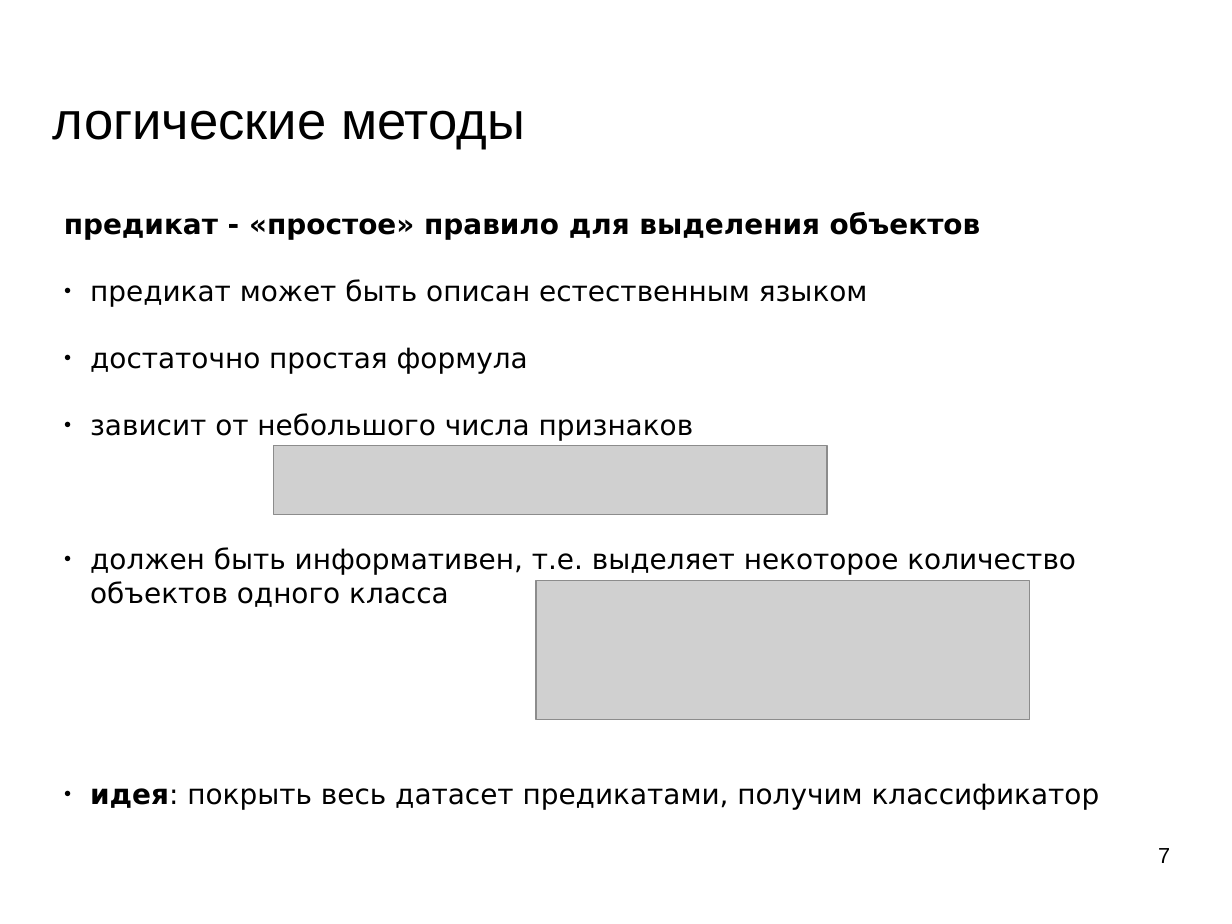
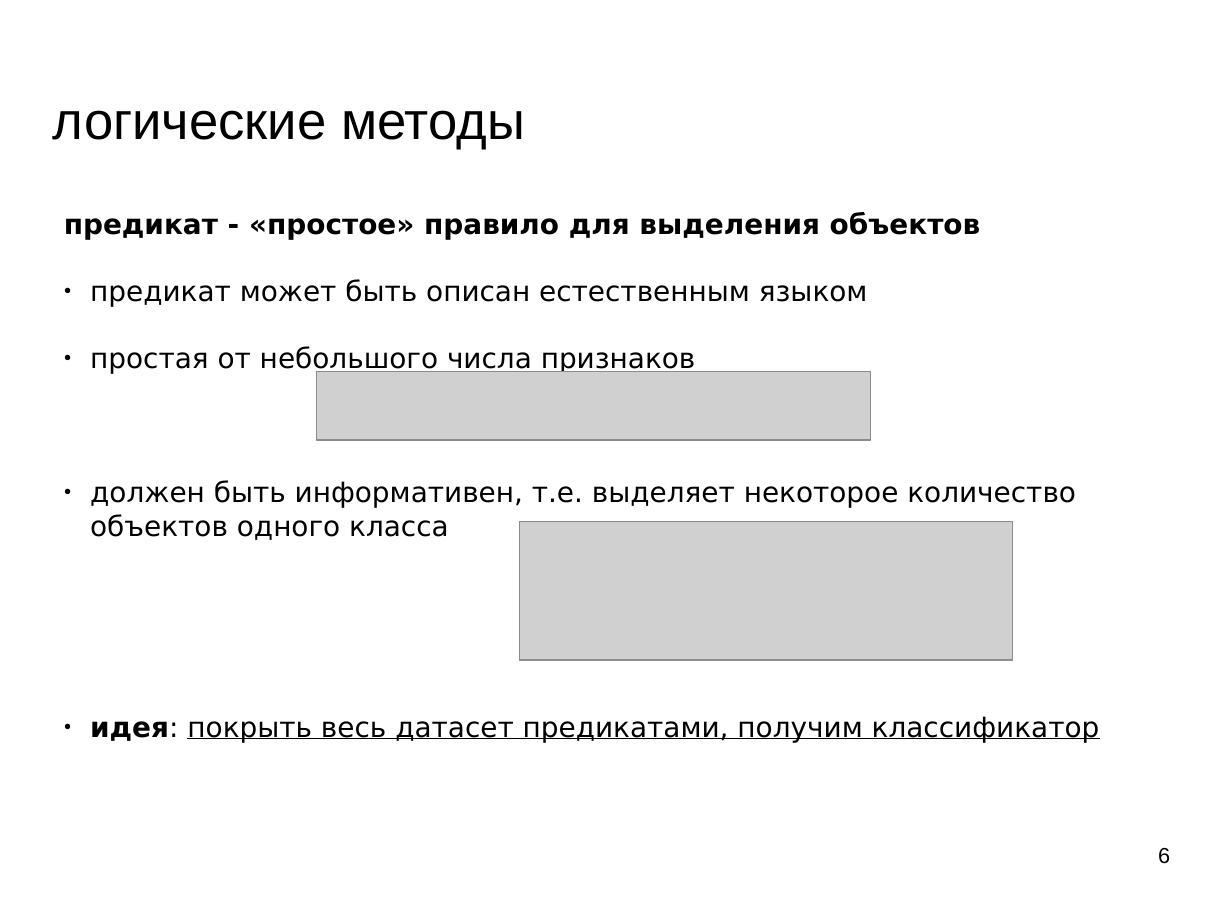
Before and after one commit to mechanoid5/ml_lectorium_2024_I, a slide deck: slide 6 of 11-logical.odp (slide 7 before the commit). Drawn at 1232x924 pixels with LibreOffice and Linux fonts; fonts in the diff are those of the drawing; grey boxes stand for pictures; background and template pictures are left out. Boxes give left, top, right and bottom in pixels: in the first picture for what was removed or moved away, otherwise in the second. Text is boxed around its words. In the diff, an @@ line names an element or a change of style, - is before the commit and + after.

```diff
--- a/11-logical.odp
+++ b/11-logical.odp
@@ text at bbox=[90, 346, 696, 374]: text changed @@
-● достаточно простая формула
-● зависит от небольшого числа признаков
+● простая от небольшого числа признаков
@@ picture: place and size @@
-picture at bbox=[273, 446, 827, 514]
+picture at bbox=[316, 371, 871, 439]
@@ picture: place and size @@
-picture at bbox=[537, 581, 1031, 720]
+picture at bbox=[520, 522, 1014, 661]
@@ text at bbox=[90, 716, 1100, 742]: underline on in "покрыть весь датасет предикатами, получим классификатор" @@
@@ page number at bbox=[1158, 848, 1170, 864]: text changed @@
-7
+6
```
Also in this commit, not shown: 11 other slides changed, 1 slide removed, 2 other files.
